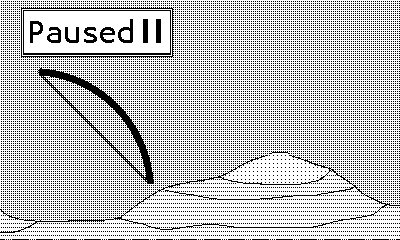
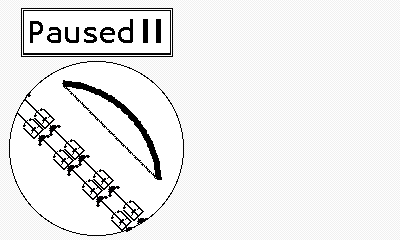
Two versions of the same layered image (400px x 240px). Layer-by-layer changes:
added layer "Pasted Layer" above "bow_arrow" over (62, 80, 162, 180)
painted on "bow_arrow" over (17, 19, 161, 232)
added layer "bg" above "bg2" over (10, 62, 183, 235)
added layer "bg2" above "manu_bg.png" over (0, 0, 400, 240)
hid "manu_bg.png" over (0, 0, 400, 240)
